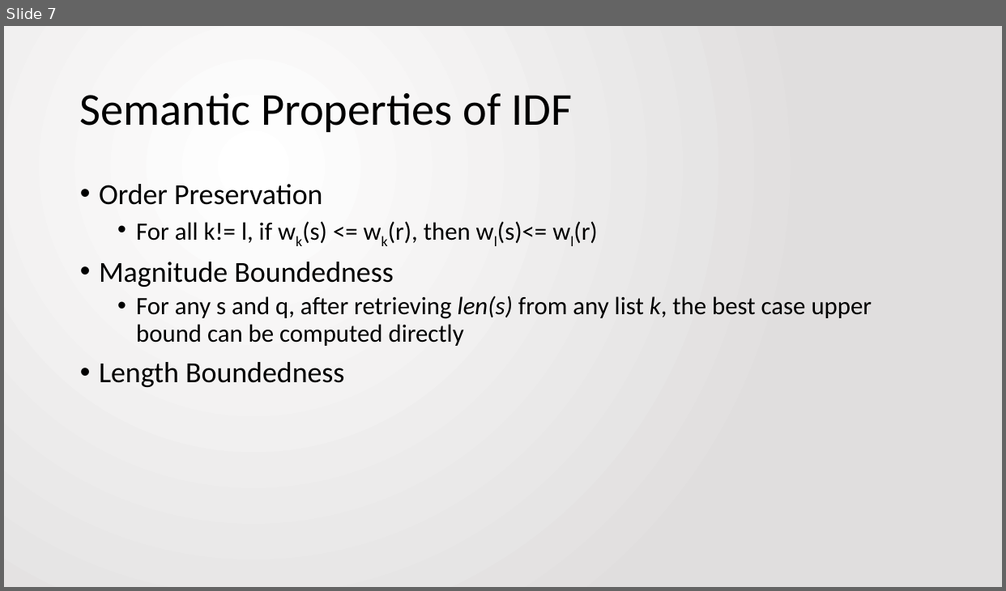
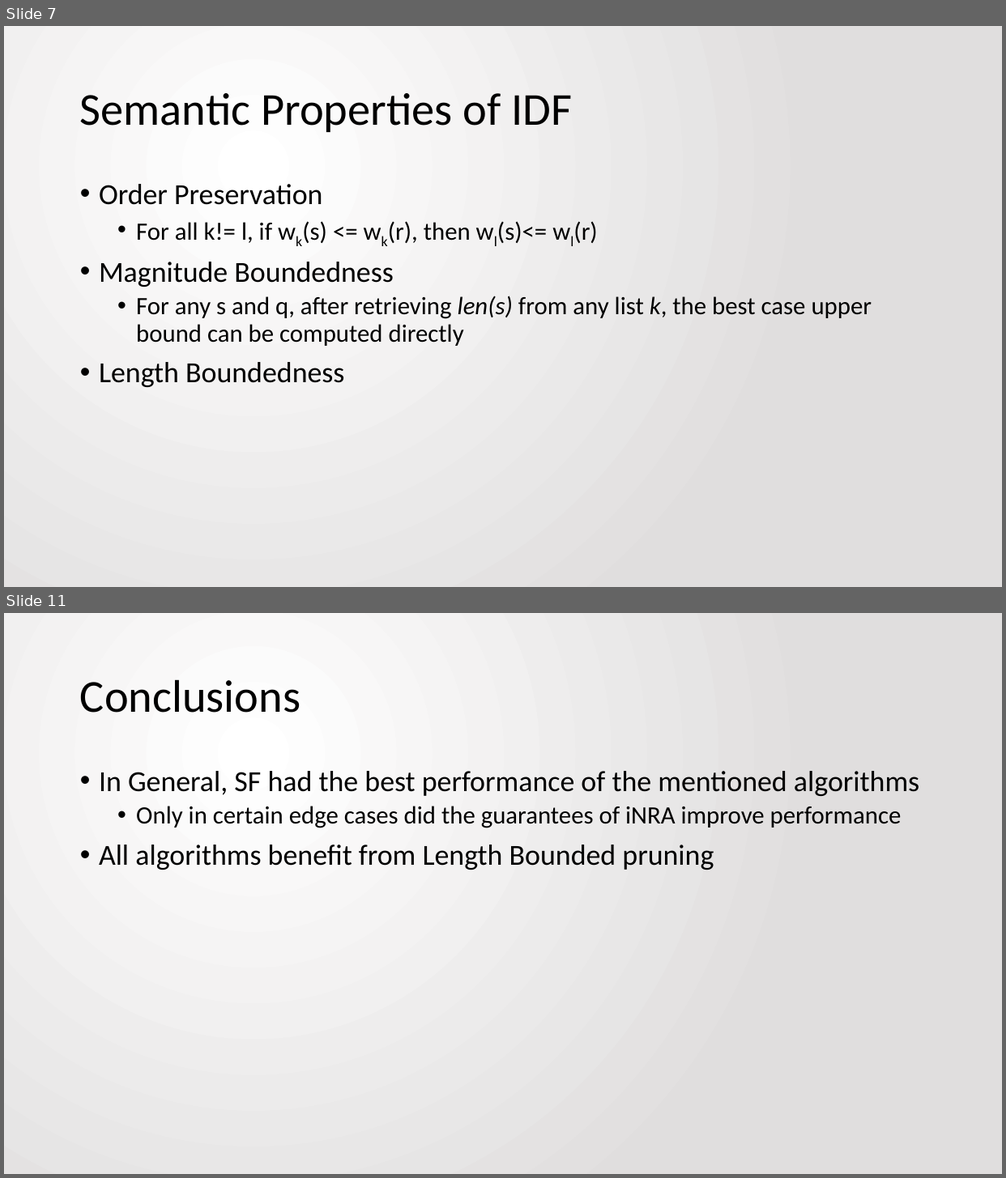
Before and after one commit to jbfitz/EECS405, a slide deck: Paper Presentation/EECS405.PattersonFitzpatrick.PaperPresentation.pptx. Shown one above the other, each under a label of ours: slide 7 before the commit, slides 7 and 11 after it; the slides between them are not shown. The pictures are 1006x591 and 1006x1178 pixels, drawn with LibreOffice and Linux fonts; fonts in the diff are those of the drawing. Boxes give left, top, right and bottom in pixels: in the first picture for what was removed or moved away, otherwise in the second. Text is boxed around its words. In the diff, an @@ line names an element or a change of style, - is before the commit and + after.

```diff
--- a/Paper Presentation/EECS405.PattersonFitzpatrick.PaperPresentation.pptx
+++ b/Paper Presentation/EECS405.PattersonFitzpatrick.PaperPresentation.pptx
@@ slide 11 added at (x1=4, y1=613, x2=1002, y2=1174), background gradient #FFFFFF to #E1DFDF @@
@@ title added at (x1=80, y1=679, x2=300, y2=713), 44 pt, text #000000 @@
+Conclusions
@@ text added at (x1=99, y1=771, x2=919, y2=870), 28 pt, text #000000 @@
+• In General, SF had the best performance of the mentioned algorithms
+  • Only in certain edge cases did the guarantees of iNRA improve performance
+• All algorithms benefit from Length Bounded pruning
```
Also in this commit, not shown: 3 other slides added.
